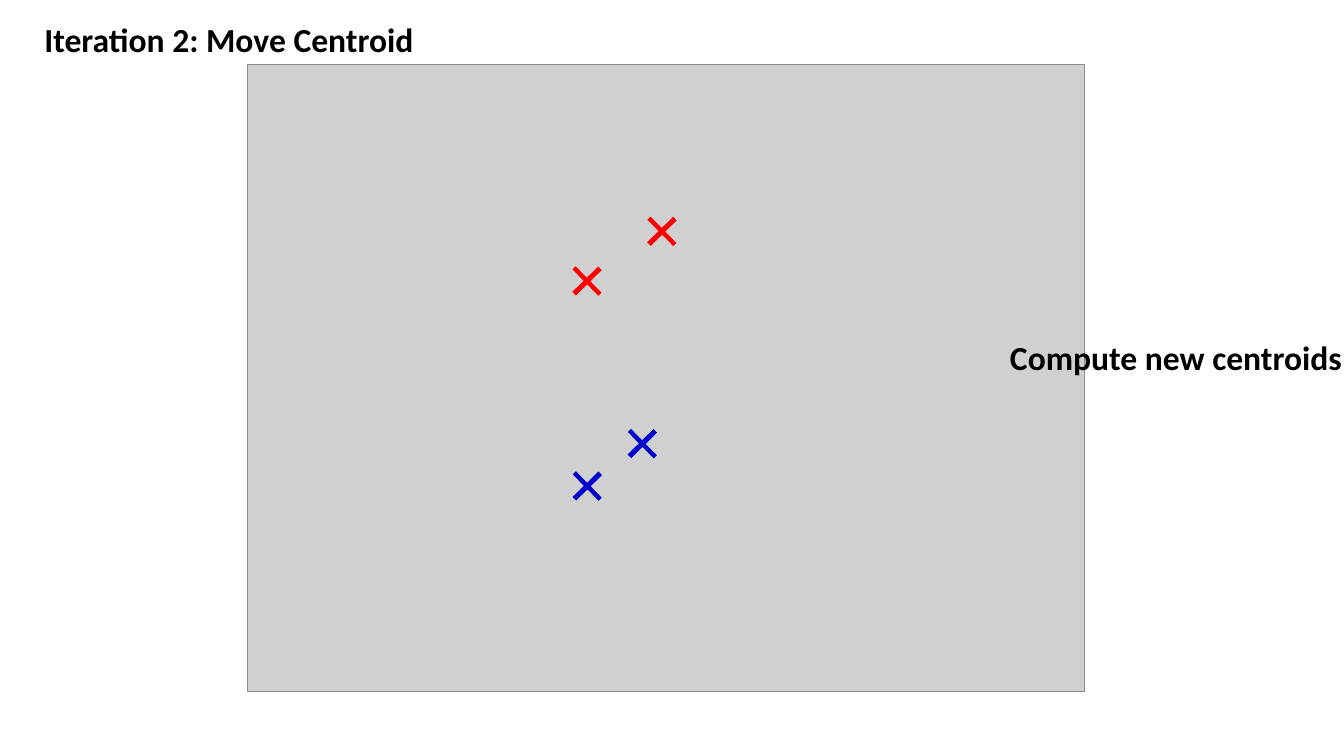
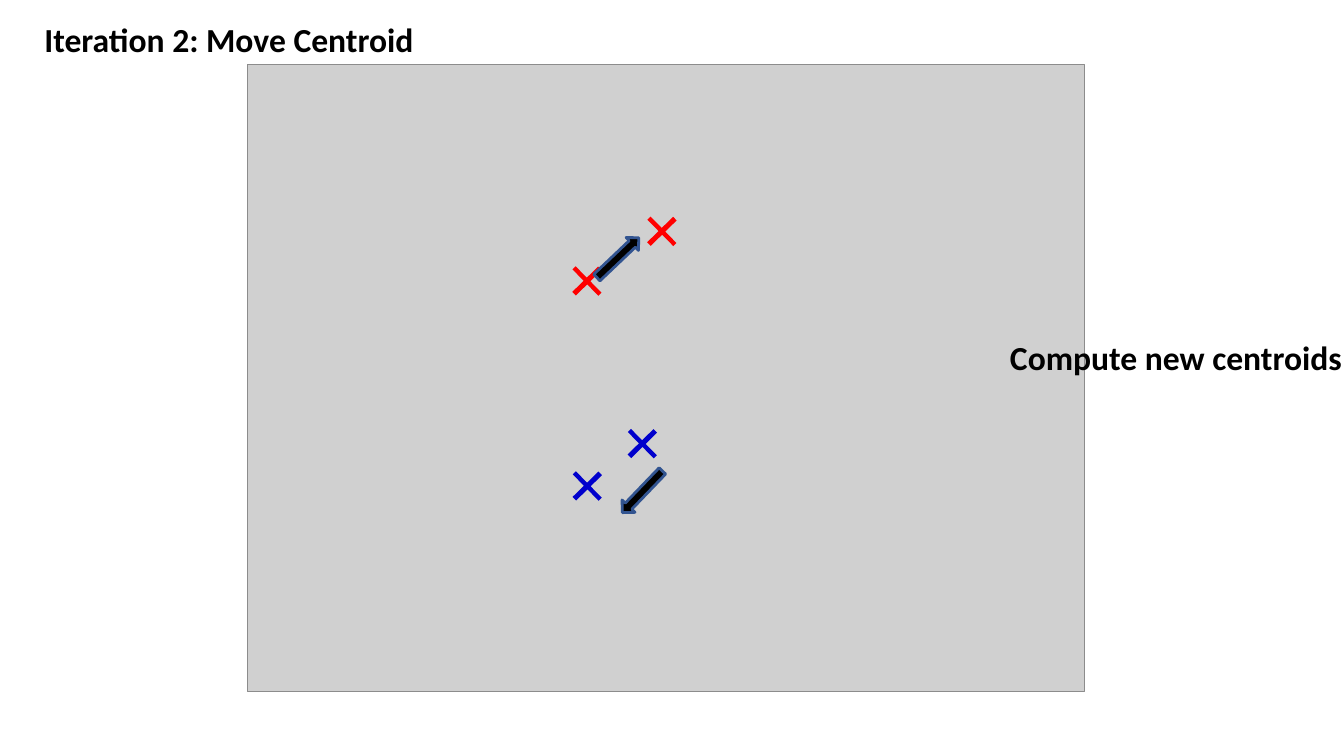
Before and after one commit to ICBI/AIMAHEAD_GU, a slide deck: slide 14 of Courses/ML_Concepts/Module_02_Introduction_to_Unsupervised_Learning/Module_02_Unsupervised_Learning_K_means_Clustering.pptx (slide 15 before the commit). Drawn at 1344x756 pixels with LibreOffice and Linux fonts; fonts in the diff are those of the drawing; grey boxes stand for pictures. Boxes give left, top, right and bottom in pixels: in the first picture for what was removed or moved away, otherwise in the second. Text is boxed around its words. In the diff, an @@ line names an element or a change of style, - is before the commit and + after.

```diff
--- a/Courses/ML_Concepts/Module_02_Introduction_to_Unsupervised_Learning/Module_02_Unsupervised_Learning_K_means_Clustering.pptx
+++ b/Courses/ML_Concepts/Module_02_Introduction_to_Unsupervised_Learning/Module_02_Unsupervised_Learning_K_means_Clustering.pptx
@@ right arrow added at (590,232,645,284), fill #000000, outline #325491 2 pt @@
@@ right arrow added at (616,465,669,519), fill #000000, outline #325491 2 pt @@
```
Also in this commit, not shown: 1 other slide changed, 1 slide removed, 2 other files.
